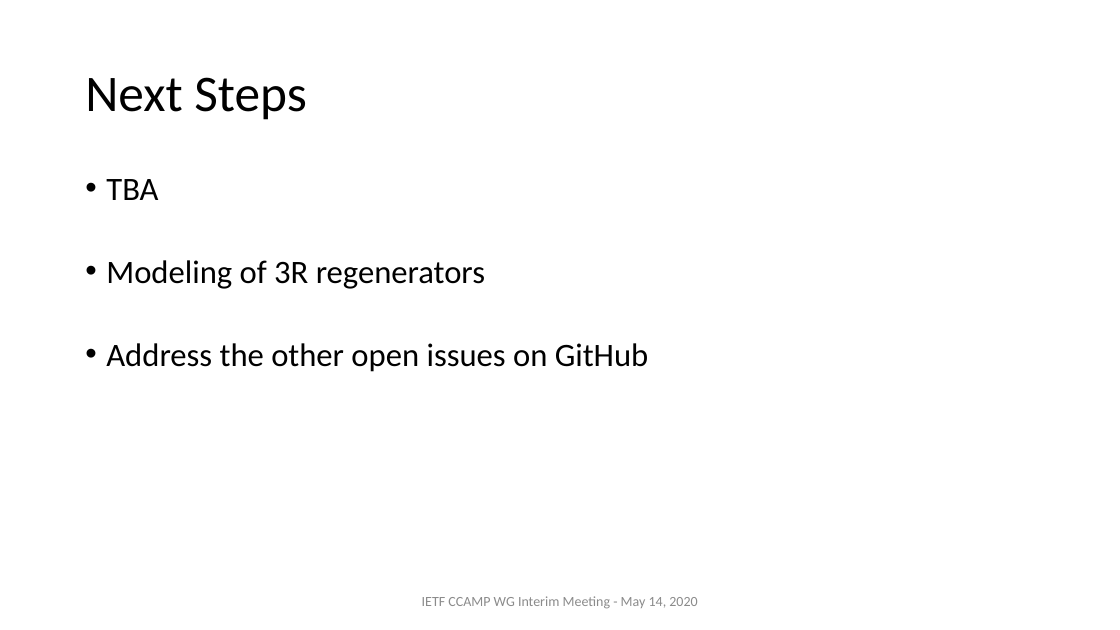
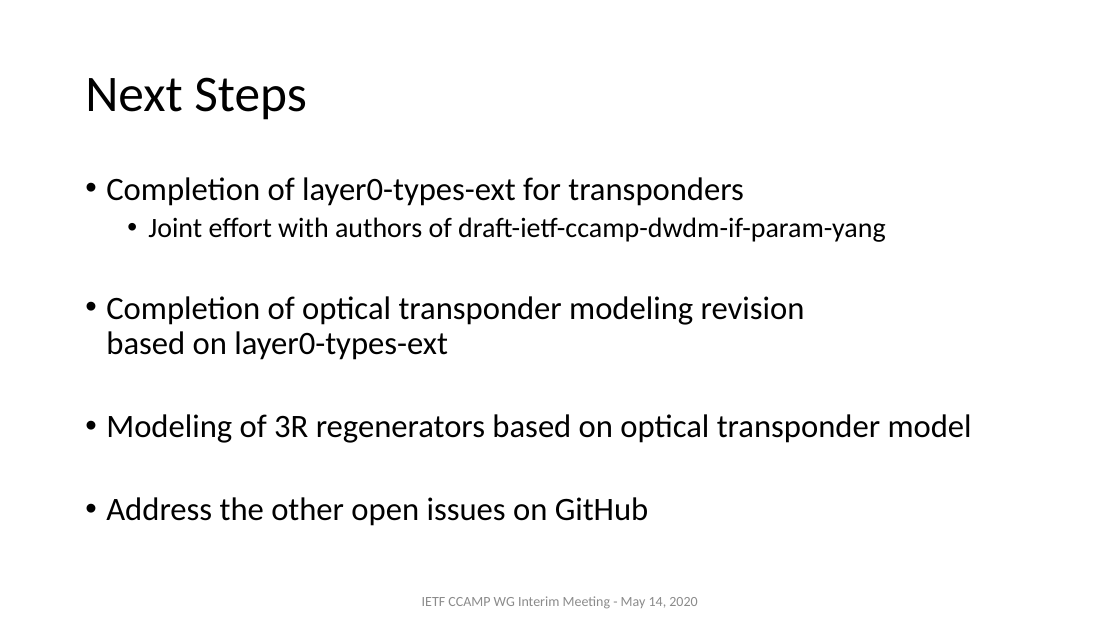
Before and after one commit to ietf-ccamp-wg/draft-ietf-ccamp-optical-impairment-topology-yang, a slide deck: slide 10 of CCAMP_meeting_presentations/Interim-May-2020-draft-ietf-ccamp-optical-impairment-topology-yang-03.pptx (slide 6 before the commit). Drawn at 1120x630 pixels with LibreOffice and Linux fonts; fonts in the diff are those of the drawing. Boxes give left, top, right and bottom in pixels: in the first picture for what was removed or moved away, otherwise in the second. Text is boxed around its words. In the diff, an @@ line names an element or a change of style, - is before the commit and + after.

Commit message:
Update Interim-May-2020-draft-ietf-ccamp-optical-impairment-topology-yang-03.pptx
Presentation for the CCAMP interim meeting on May 14, 2020: slides for review - final version will come.

```diff
--- a/CCAMP_meeting_presentations/Interim-May-2020-draft-ietf-ccamp-optical-impairment-topology-yang-03.pptx
+++ b/CCAMP_meeting_presentations/Interim-May-2020-draft-ietf-ccamp-optical-impairment-topology-yang-03.pptx
@@ text at [106,177,972,443]: text changed @@
-• TBA
-• Modeling of 3R regenerators
+• Completion of layer0-types-ext for transponders
+  • Joint effort with authors of draft-ietf-ccamp-dwdm-if-param-yang
+• Completion of optical transponder modeling revision
+  based on layer0-types-ext
+• Modeling of 3R regenerators based on optical transponder model
```
Also in this commit, not shown: 5 other slides changed, 4 slides added.
